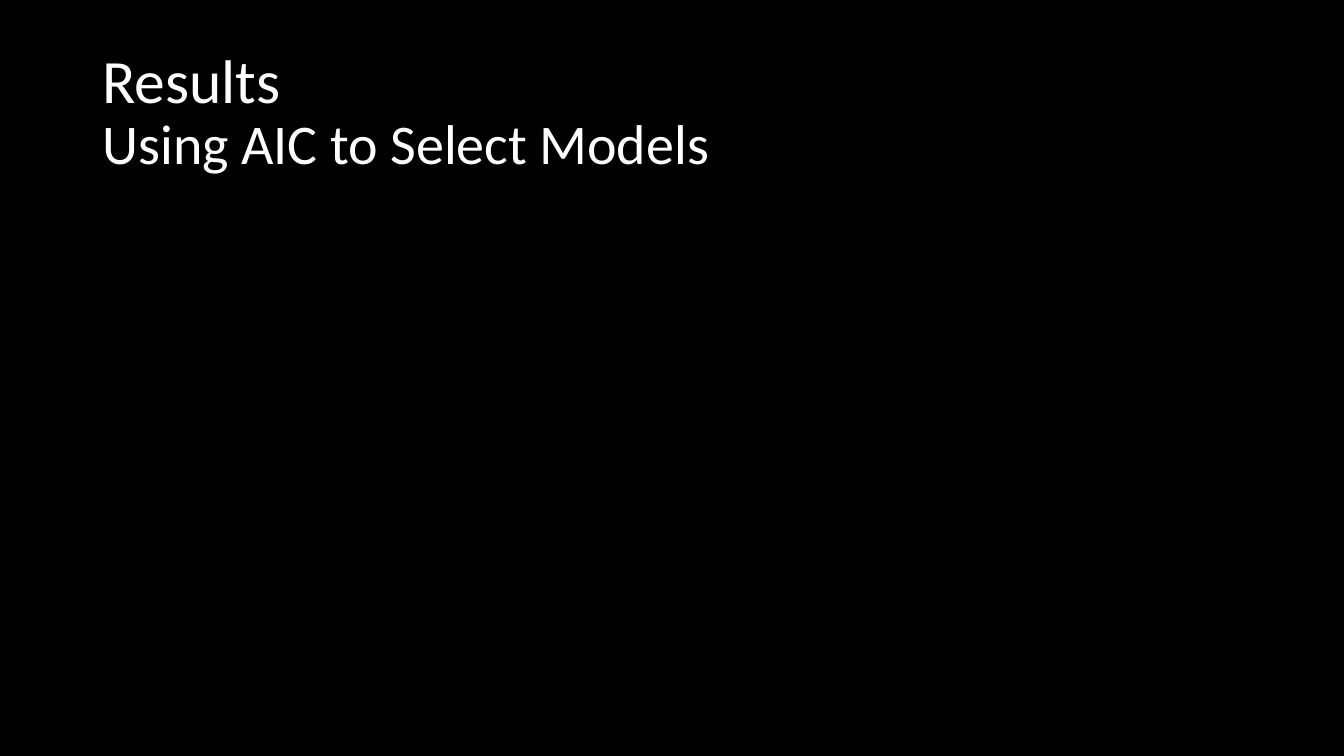
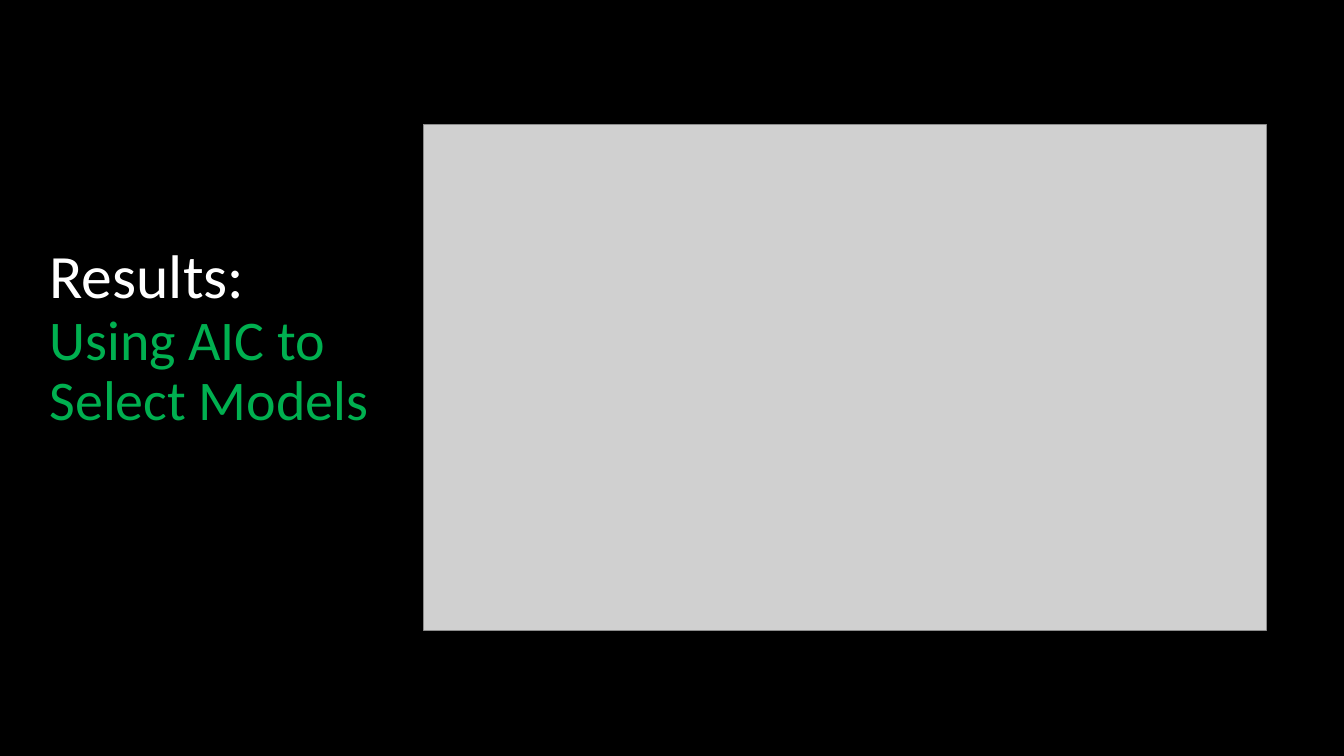
Before and after one commit to jarmoza/twain_autobio_modelquality, a slide deck: slide 7 of nyudh_summerfellowship_jonathan_armoza.pptx. Drawn at 1344x756 pixels with LibreOffice and Linux fonts; fonts in the diff are those of the drawing; grey boxes stand for pictures. Boxes give left, top, right and bottom in pixels: in the first picture for what was removed or moved away, otherwise in the second. Text is boxed around its words. In the diff, an @@ line names an element or a change of style, - is before the commit and + after.

```diff
--- a/nyudh_summerfellowship_jonathan_armoza.pptx
+++ b/nyudh_summerfellowship_jonathan_armoza.pptx
@@ picture added at [423,125,1266,630] @@
@@ title at [50,255,368,421]: text changed; text colour #FFFFFF to #00B050 @@
-Results
-Using AIC to Select Models
+Results:
+Using AIC to Select Models
```
Also in this commit, not shown: 4 other slides changed, 2 slides added, 1 slide removed.
